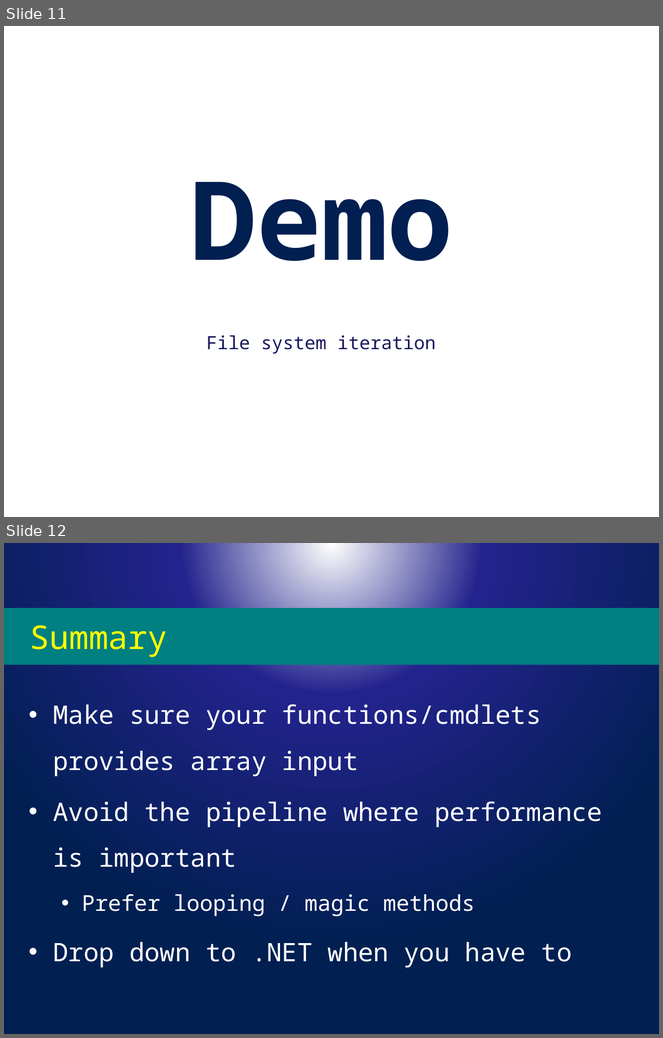
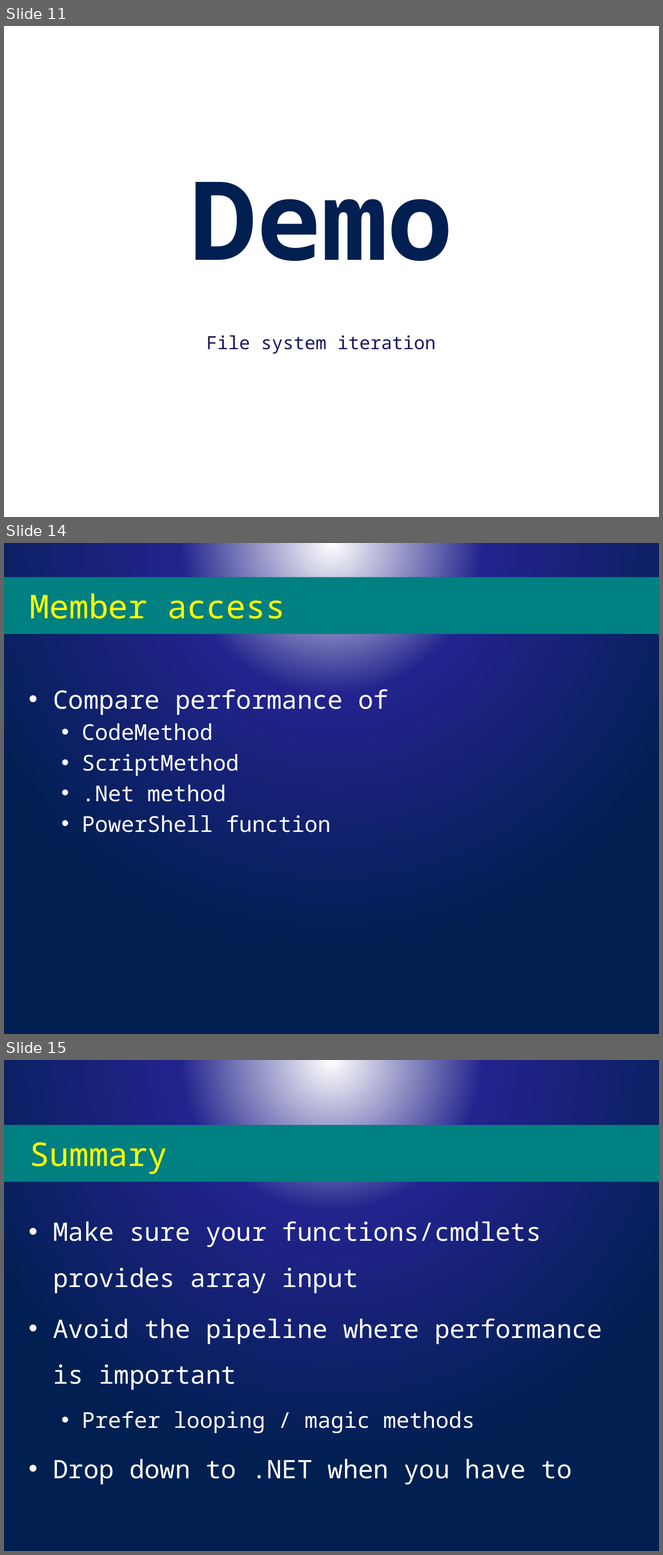
Before and after one commit to powercode/PSConfEU, a slide deck: PSCONFEU_Perf2017.pptx. Shown one above the other, each under a label of ours: slides 11 and 12 before the commit, slides 11, 14 and 15 after it; the slides between them are not shown. The pictures are 663x1038 and 663x1555 pixels, drawn with LibreOffice and Linux fonts; fonts in the diff are those of the drawing; background and template pictures are left out. Boxes give left, top, right and bottom in pixels: in the first picture for what was removed or moved away, otherwise in the second. Text is boxed around its words. In the diff, an @@ line names an element or a change of style, - is before the commit and + after.

```diff
--- a/PSCONFEU_Perf2017.pptx
+++ b/PSCONFEU_Perf2017.pptx
@@ slide 14 added at bbox=[4, 543, 659, 1034], background picture (left out) @@
@@ title added at bbox=[4, 577, 659, 634], fill #008080, 36 pt, text #FFFF00 @@
+Member access
@@ text added at bbox=[53, 689, 389, 833], 24 pt, text #FFFFFF @@
+• Compare performance of
+  • CodeMethod
+  • ScriptMethod
+  • .Net method
+  • PowerShell function
@@ what was slide 12 is now slide 15 @@
```
Also in this commit, not shown: 1 slide changed, 2 other slides added, 23 other files.
